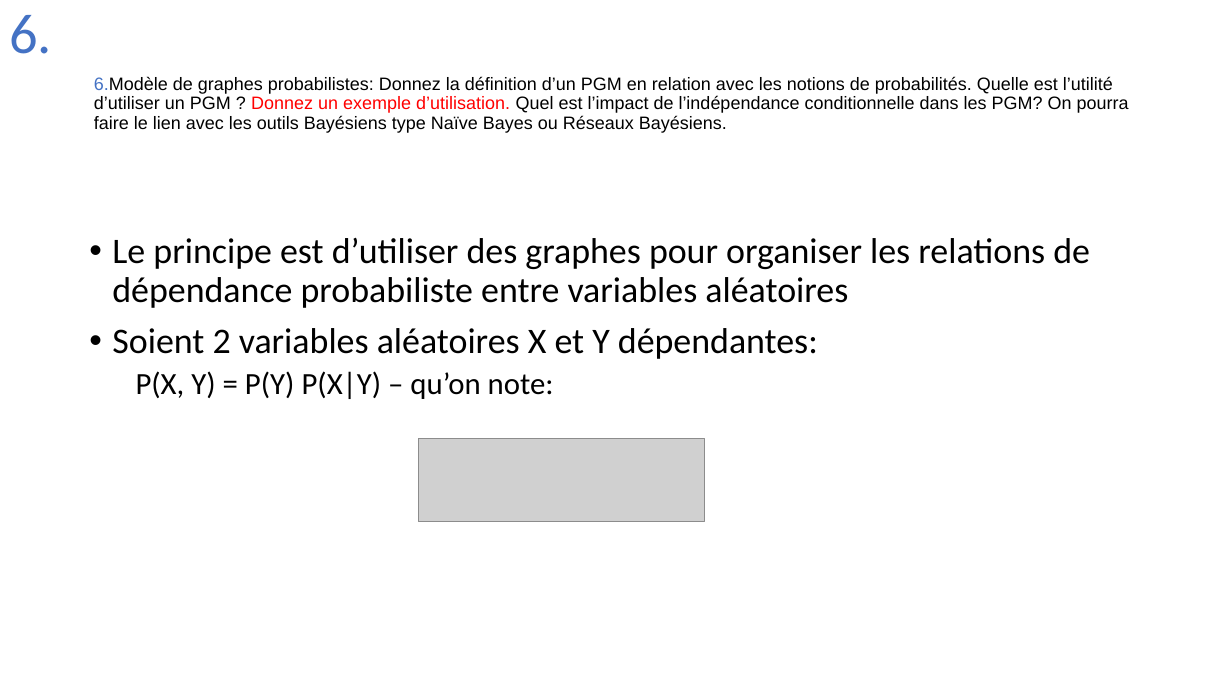
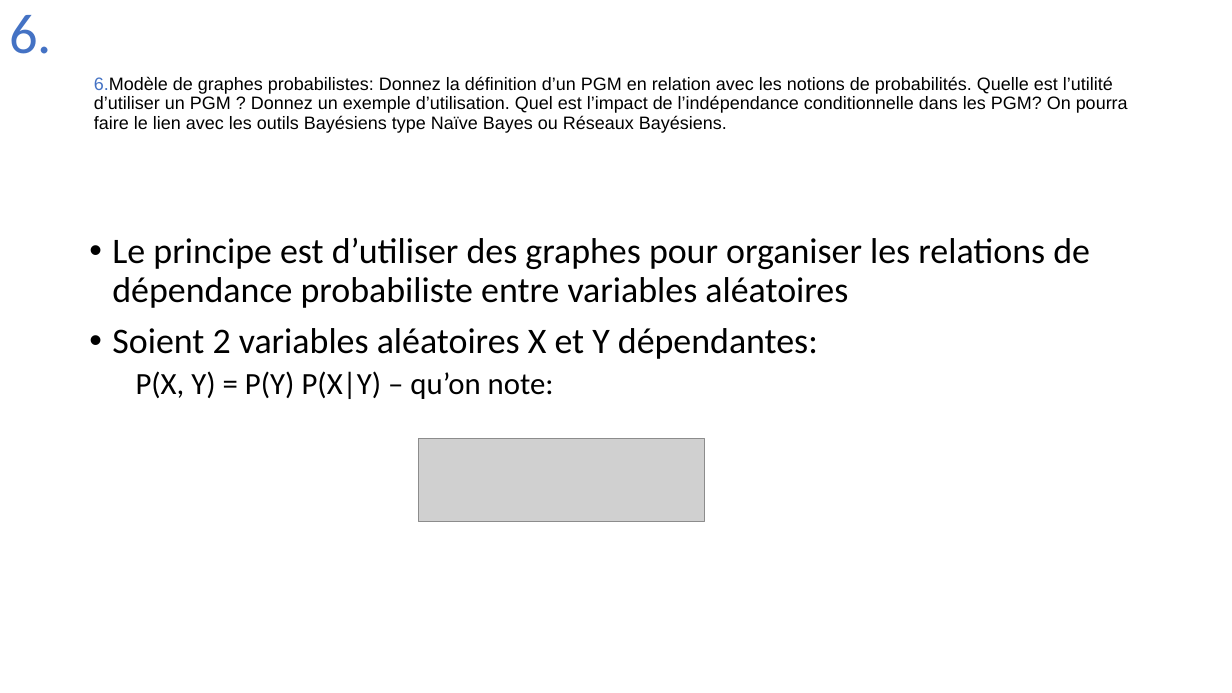
Before and after one commit to Joao-Quinta/Uni3eme, a slide deck: slide 33 of intelligenceArtificielle/Intelligence_artificielle_exam.pptx (slide 21 before the commit). Drawn at 1232x693 pixels with LibreOffice and Linux fonts; fonts in the diff are those of the drawing; grey boxes stand for pictures. Boxes give left, top, right and bottom in pixels: in the first picture for what was removed or moved away, otherwise in the second. Text is boxed around its words. In the diff, an @@ line names an element or a change of style, - is before the commit and + after.

```diff
--- a/intelligenceArtificielle/Intelligence_artificielle_exam.pptx
+++ b/intelligenceArtificielle/Intelligence_artificielle_exam.pptx
@@ title "6.Modèle de graphes probabilistes: Donnez ..." at [94, 76, 1128, 133]: text colour #FF0000 to #000000 in "Donnez un exemple d’utilisation." @@
```
Also in this commit, not shown: 4 other slides changed, 13 slides added.
